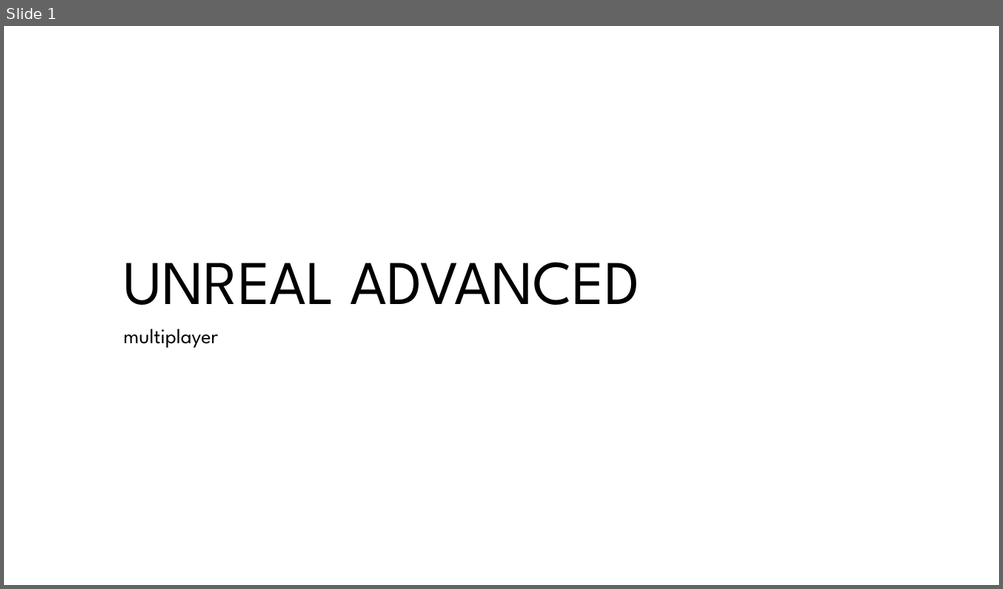
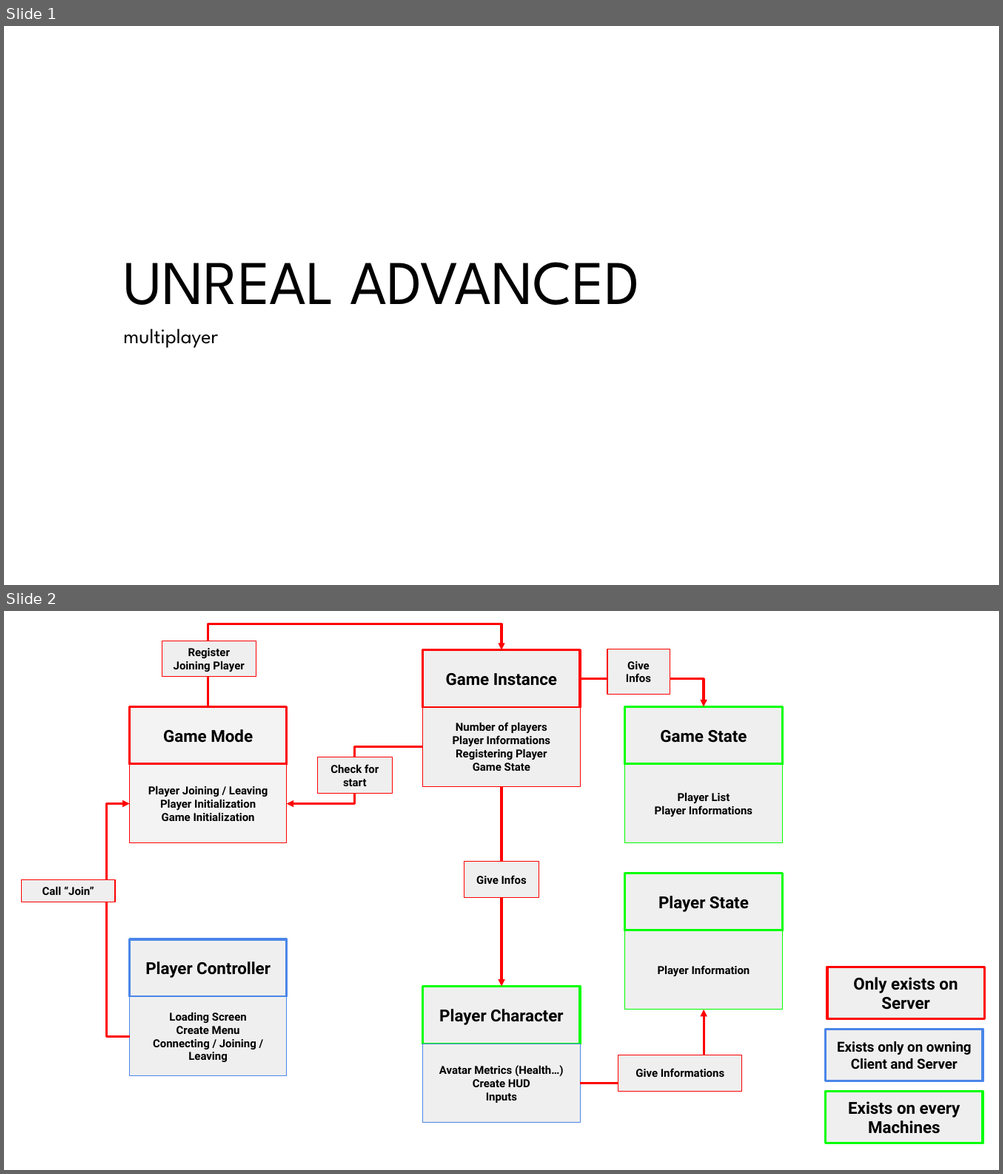
Before and after one commit to Koous61/unreal-course, a slide deck: Multiplayer[2].pptm. Shown one above the other, each under a label of ours: slide 1 before the commit, slides 1 and 2 after it. The pictures are 1003x589 and 1003x1174 pixels, drawn with LibreOffice and Linux fonts; fonts in the diff are those of the drawing; background and template pictures are left out. Boxes give left, top, right and bottom in pixels: in the first picture for what was removed or moved away, otherwise in the second. Text is boxed around its words. In the diff, an @@ line names an element or a change of style, - is before the commit and + after.

```diff
--- a/Multiplayer[2].pptm
+++ b/Multiplayer[2].pptm
@@ slide 2 added at (4, 611, 999, 1170), background #FFFFFF @@
@@ elbow arrow added from (208, 706) to (502, 649), #FF0000 2.25 pt @@
@@ rectangle added at (162, 641, 256, 677), fill #EFEFEF, outline #FF0000 0.75 pt, 10.7 pt, text #000000, bold @@
+Register Joining Player
@@ rectangle added at (423, 649, 580, 707), fill #EFEFEF, outline #FF0000 2.25 pt, 16 pt, text #000000, bold @@
+Game Instance
@@ rectangle added at (608, 649, 669, 695), fill #EFEFEF, outline #FF0000 0.75 pt, 10.7 pt, text #000000, bold @@
+Give
+Infos
@@ elbow arrow added from (580, 679) to (704, 706), #FF0000 2.25 pt @@
@@ rectangle added at (129, 706, 287, 764), fill #F3F3F3, outline #FF0000 2.25 pt, 16 pt, text #000000, bold @@
+Game Mode
@@ rectangle added at (423, 707, 580, 786), fill #EFEFEF, outline #FF0000 0.75 pt, 10.7 pt, text #000000, bold @@
+Number of players
+Player Informations
+Registering Player
+Game State
@@ rectangle added at (625, 706, 782, 764), fill #EFEFEF, outline #00FF00 2.25 pt, 16 pt, text #000000, bold @@
+Game State
@@ rectangle added at (129, 764, 287, 843), fill #F3F3F3, outline #FF0000 0.75 pt, 10.7 pt, text #000000, bold @@
+Player Joining / Leaving
+Player Initialization
+Game Initialization
@@ elbow arrow added from (423, 747) to (287, 803), #FF0000 2.25 pt @@
@@ rectangle added at (317, 758, 392, 793), fill #EFEFEF, outline #FF0000 0.75 pt, 10.7 pt, text #000000, bold @@
+Check for start
@@ rectangle added at (625, 764, 782, 843), fill #EFEFEF, outline #00FF00 0.75 pt, 10.7 pt, text #000000, bold @@
+Player List
+Player Informations
@@ elbow arrow added from (502, 786) to (502, 986), #FF0000 2.25 pt @@
@@ elbow arrow added from (129, 1037) to (129, 803), #FF0000 2.25 pt @@
@@ rectangle added at (464, 862, 539, 897), fill #EFEFEF, outline #FF0000 0.75 pt, 10.7 pt, text #000000, bold @@
+Give Infos
@@ rectangle added at (625, 874, 782, 931), fill #EFEFEF, outline #00FF00 2.25 pt, 16 pt, text #000000, bold @@
+Player State
@@ rectangle added at (21, 880, 115, 902), fill #EFEFEF, outline #FF0000 0.75 pt, 10.7 pt, text #000000, bold @@
+Call “Join”
@@ rectangle added at (129, 940, 287, 997), fill #EFEFEF, outline #4A86E8 2.25 pt, 16 pt, text #000000, bold @@
+Player Controller
@@ rectangle added at (625, 931, 782, 1010), fill #EFEFEF, outline #00FF00 0.75 pt, 10.7 pt, text #000000, bold @@
+Player Information
@@ rectangle added at (423, 986, 580, 1044), fill #EFEFEF, outline #00FF00 2.25 pt, 16 pt, text #000000, bold @@
+Player Character
@@ rectangle added at (827, 967, 984, 1019), fill #EFEFEF, outline #FF0000 2.25 pt, 16 pt, text #000000, bold @@
+Only exists on Server
@@ rectangle added at (129, 997, 287, 1076), fill #EFEFEF, outline #4A86E8 0.75 pt, 10.7 pt, text #000000, bold @@
+Loading Screen
+Create Menu
+Connecting / Joining / Leaving
@@ elbow arrow added from (580, 1083) to (704, 1010), #FF0000 2.25 pt @@
@@ rectangle added at (825, 1030, 983, 1082), fill #EFEFEF, outline #4A86E8 2.25 pt, 13.3 pt, text #000000, bold @@
+Exists only on owning Client and Server
@@ rectangle added at (423, 1044, 580, 1123), fill #EFEFEF, outline #4A86E8 0.75 pt, 10.7 pt, text #000000, bold @@
+Avatar Metrics (Health…)
+Create HUD
+Inputs
@@ rectangle added at (618, 1056, 742, 1091), fill #EFEFEF, outline #FF0000 0.75 pt, 10.7 pt, text #000000, bold @@
+Give Informations
@@ rectangle added at (825, 1091, 983, 1144), fill #EFEFEF, outline #00FF00 2.25 pt, 16 pt, text #000000, bold @@
+Exists on every Machines
```
Also in this commit, not shown: 3 other files.
